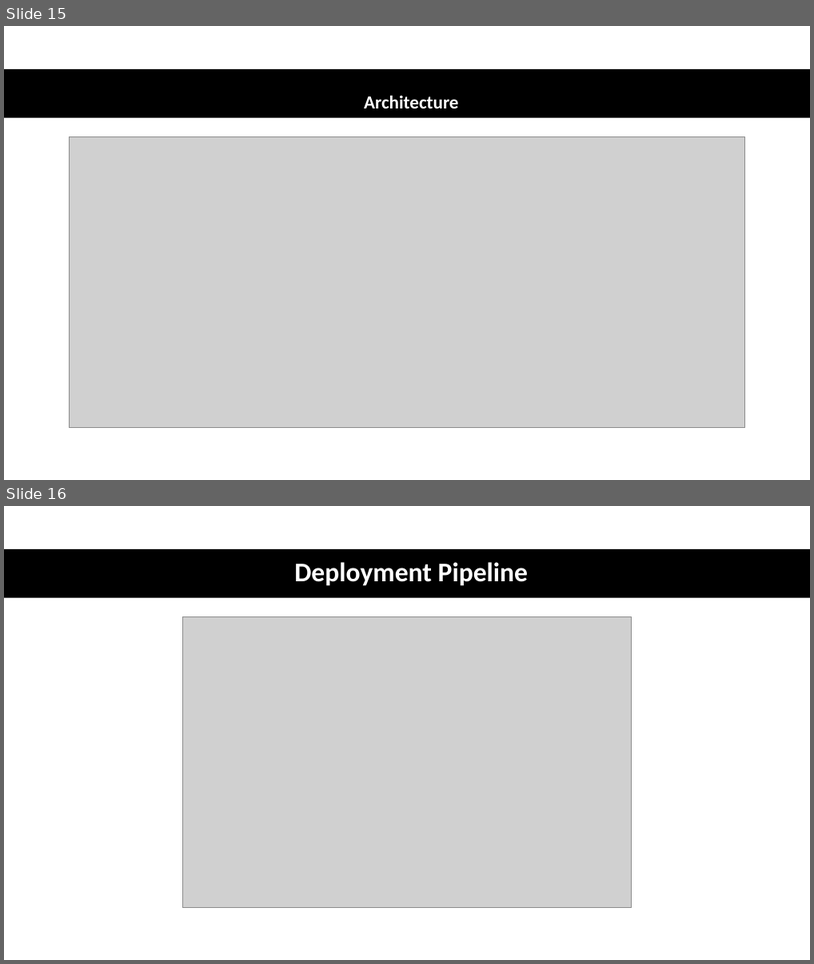
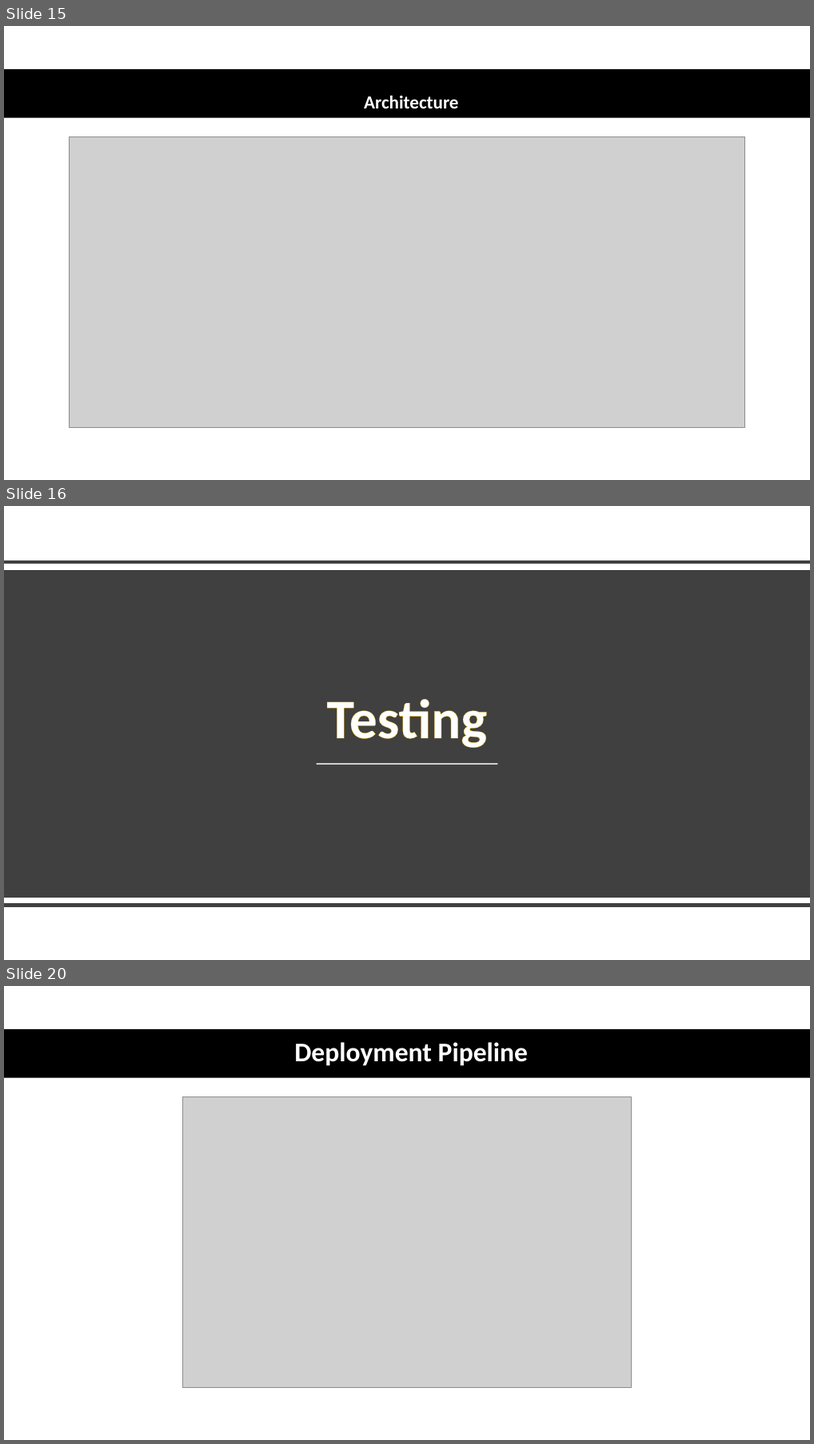
Before and after one commit to Shana12345/QAC-group-project, a slide deck: documentation/Group presentation.pptx. Shown one above the other, each under a label of ours: slides 15 and 16 before the commit, slides 15, 16 and 20 after it; the slides between them are not shown. The pictures are 814x964 and 814x1444 pixels, drawn with LibreOffice and Linux fonts; fonts in the diff are those of the drawing; grey boxes stand for pictures. Boxes give left, top, right and bottom in pixels: in the first picture for what was removed or moved away, otherwise in the second. Text is boxed around its words. In the diff, an @@ line names an element or a change of style, - is before the commit and + after.

```diff
--- a/documentation/Group presentation.pptx
+++ b/documentation/Group presentation.pptx
@@ slide 16 added at box(4, 506, 810, 960), background #FFFFFF @@
@@ line added from (4, 562) to (810, 562), #404040 4 pt @@
@@ rectangle added at box(4, 570, 810, 897), fill #404040 @@
@@ text added at box(327, 699, 488, 748), 66 pt, text #FFFFFF, bold @@
+Testing
@@ line added from (317, 764) to (498, 764), #FFFFFF 1.5 pt @@
@@ line added from (4, 904) to (810, 904), #404040 4 pt @@
@@ what was slide 16 is now slide 20 @@
```
Also in this commit, not shown: 1 slide changed, 5 other slides added, 3 slides removed, 1 other file.
